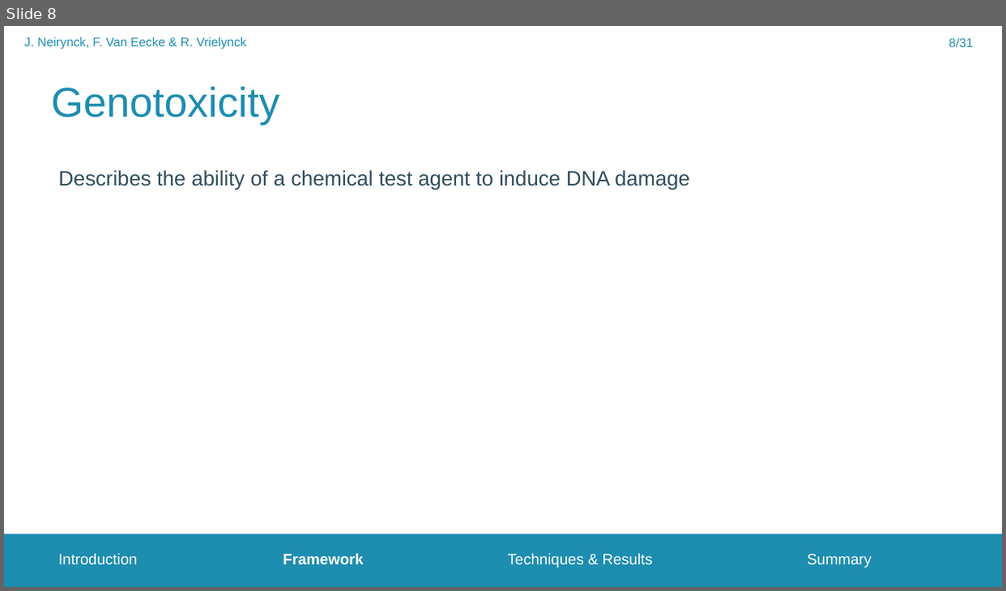
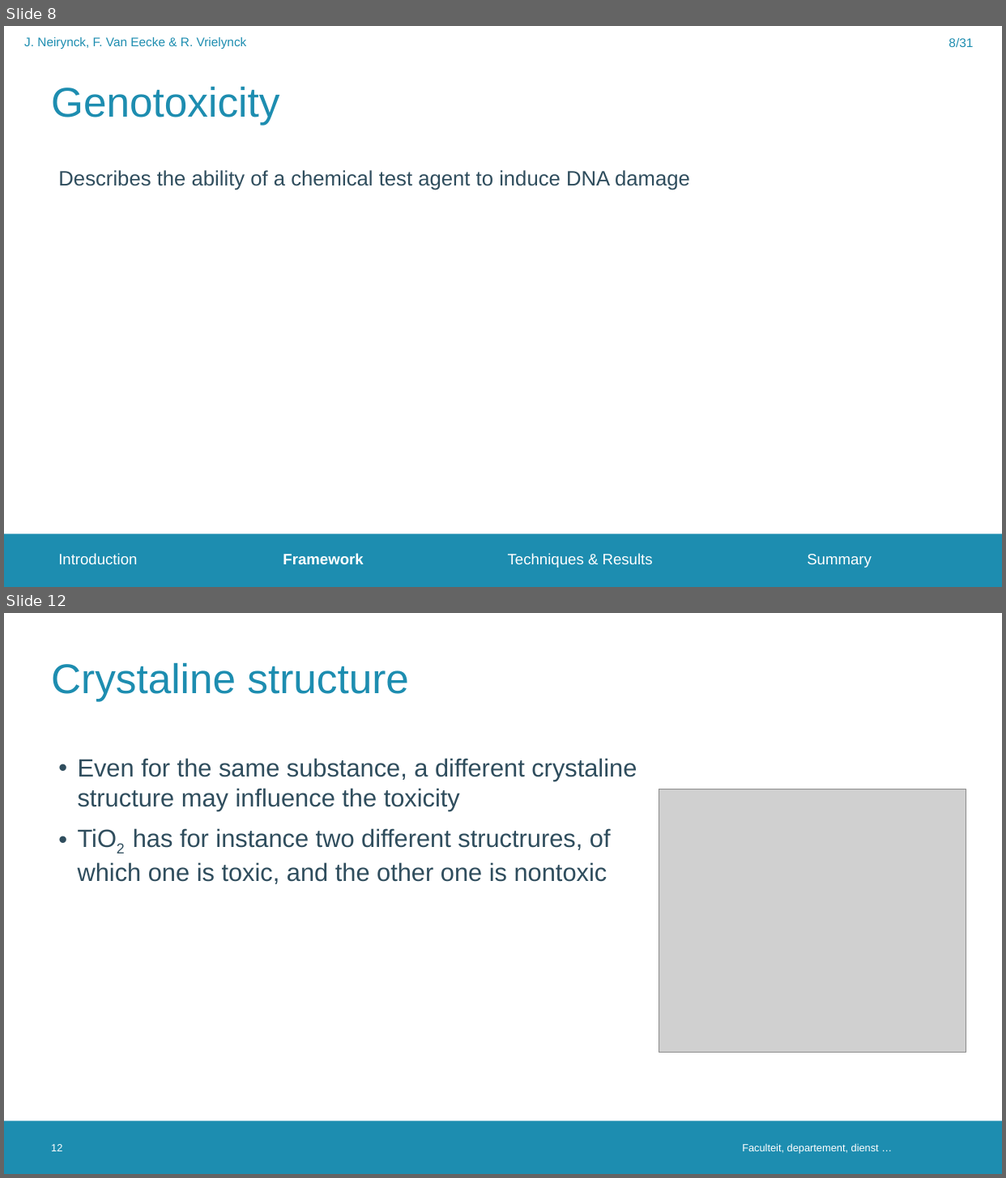
Before and after one commit to FrederikVanEecke/PresentationClusters, a slide deck: NanoparticleToxicity.pptx. Shown one above the other, each under a label of ours: slide 8 before the commit, slides 8 and 12 after it; the slides between them are not shown. The pictures are 1006x591 and 1006x1178 pixels, drawn with LibreOffice and Linux fonts; fonts in the diff are those of the drawing; grey boxes stand for pictures; background and template pictures are left out. Boxes give left, top, right and bottom in pixels: in the first picture for what was removed or moved away, otherwise in the second. Text is boxed around its words. In the diff, an @@ line names an element or a change of style, - is before the commit and + after.

```diff
--- a/NanoparticleToxicity.pptx
+++ b/NanoparticleToxicity.pptx
@@ slide 12 added at <box>4,613,1002,1174</box>, background #FFFFFF; not listed: 1 template element that a slide beside it also shows @@
@@ title added at <box>51,662,408,701</box>, 40 pt, text #1D8DB0 @@
+Crystaline structure
@@ text added at <box>78,758,637,884</box>, 24 pt, text #2F4D5D @@
+• Even for the same substance, a different crystaline structure may influence the toxicity
+• TiO2 has for instance two different structrures, of which one is toxic, and the other one is nontoxic
@@ picture added at <box>659,789,966,1053</box> @@
@@ page number added at <box>51,1144,62,1152</box>, 10 pt, text #FFFFFF @@
+12
@@ text added at <box>742,1144,879,1154</box>, 10 pt, text #FFFFFF @@
+Faculteit, departement, dienst …
```
Also in this commit, not shown: 6 other slides added.
